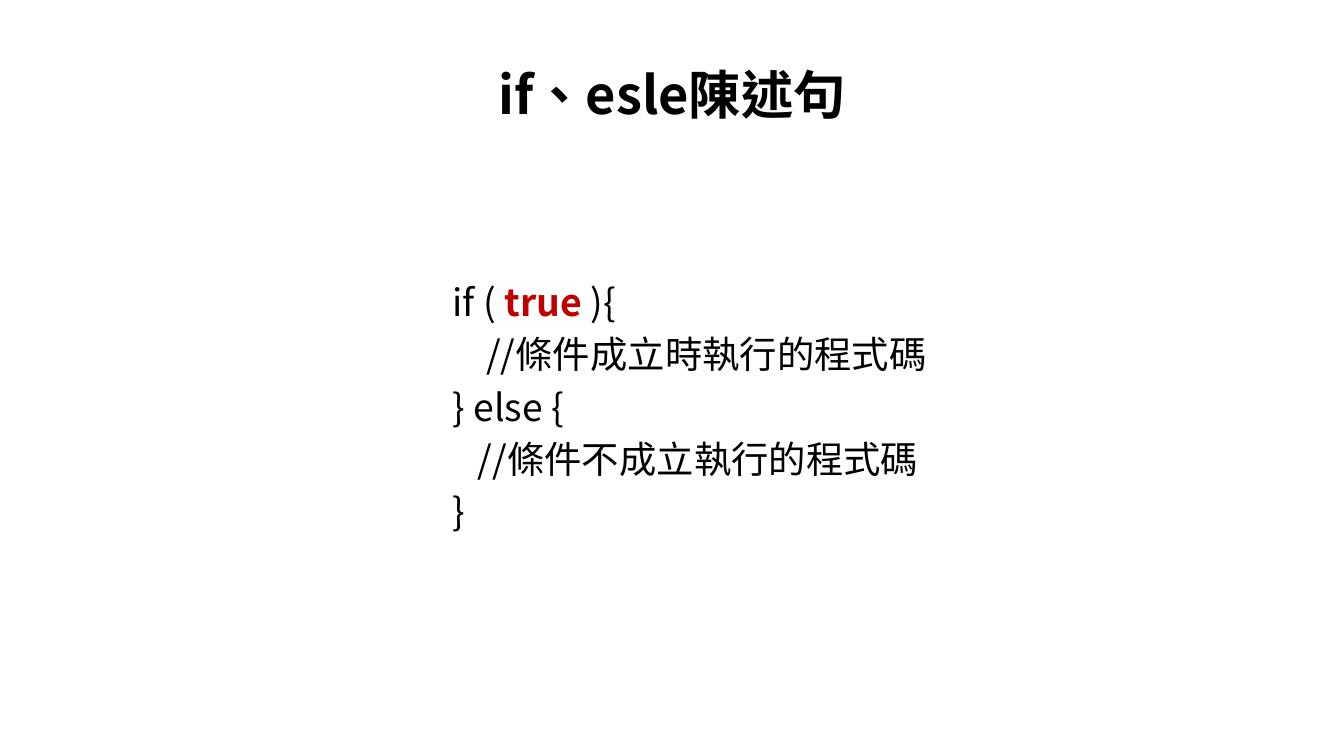
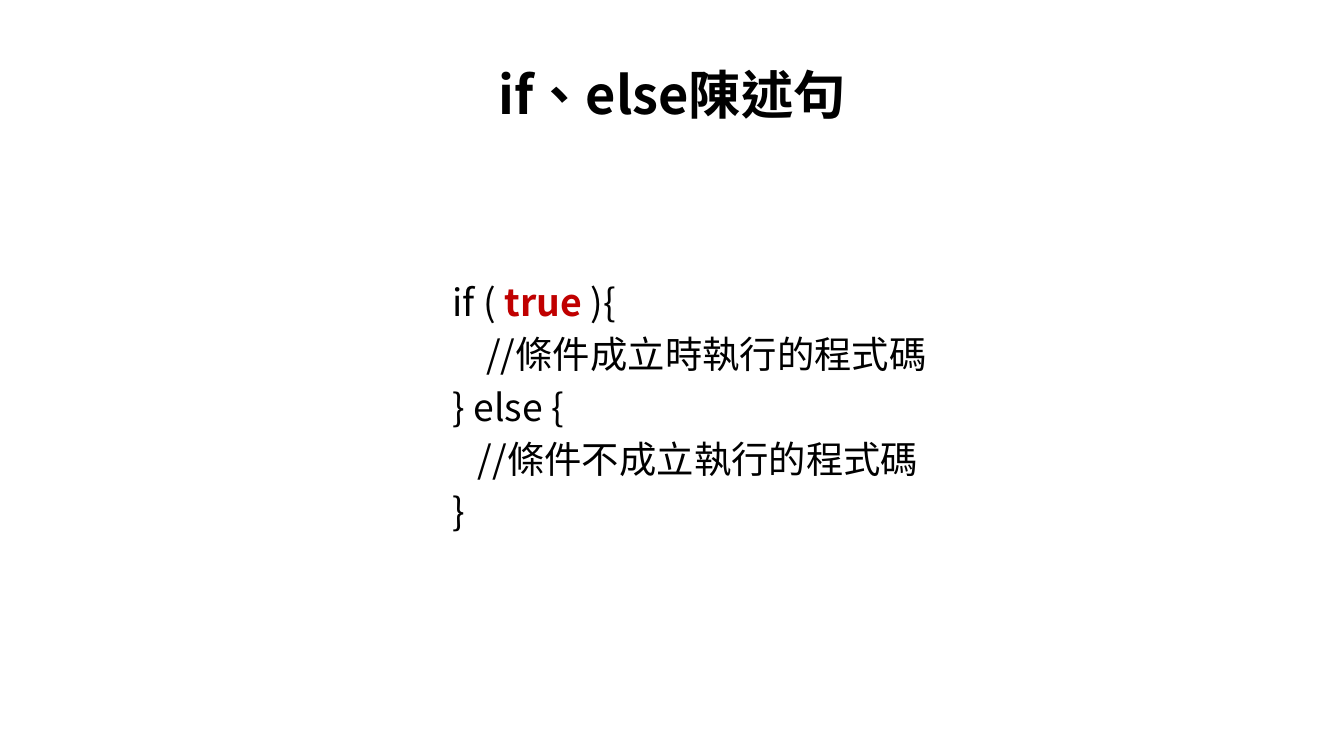
Before and after one commit to allen8101070/JavaScript-PPT, a slide deck: slide 85 of javaScript.pptx (slide 81 before the commit). Drawn at 1344x756 pixels with LibreOffice and Linux fonts; fonts in the diff are those of the drawing; background and template pictures are left out. Boxes give left, top, right and bottom in pixels: in the first picture for what was removed or moved away, otherwise in the second. Text is boxed around its words. In the diff, an @@ line names an element or a change of style, - is before the commit and + after.

```diff
--- a/javaScript.pptx
+++ b/javaScript.pptx
@@ title at bbox=[498, 69, 845, 119]: text changed @@
-if、esle陳述句
+if、else陳述句
```
Also in this commit, not shown: 1 other slide changed, 5 slides added, 1 slide removed, 1 other file.
